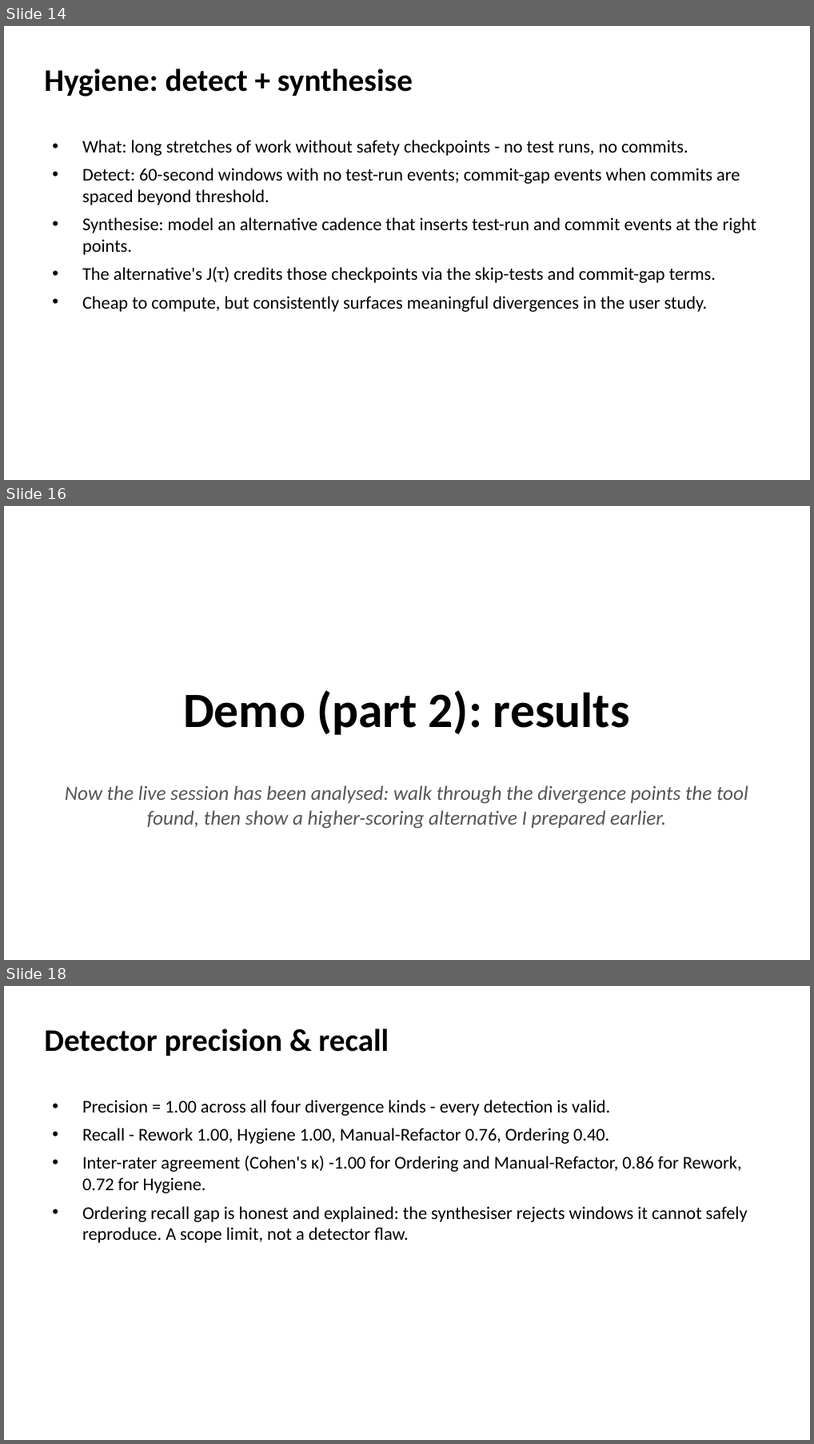
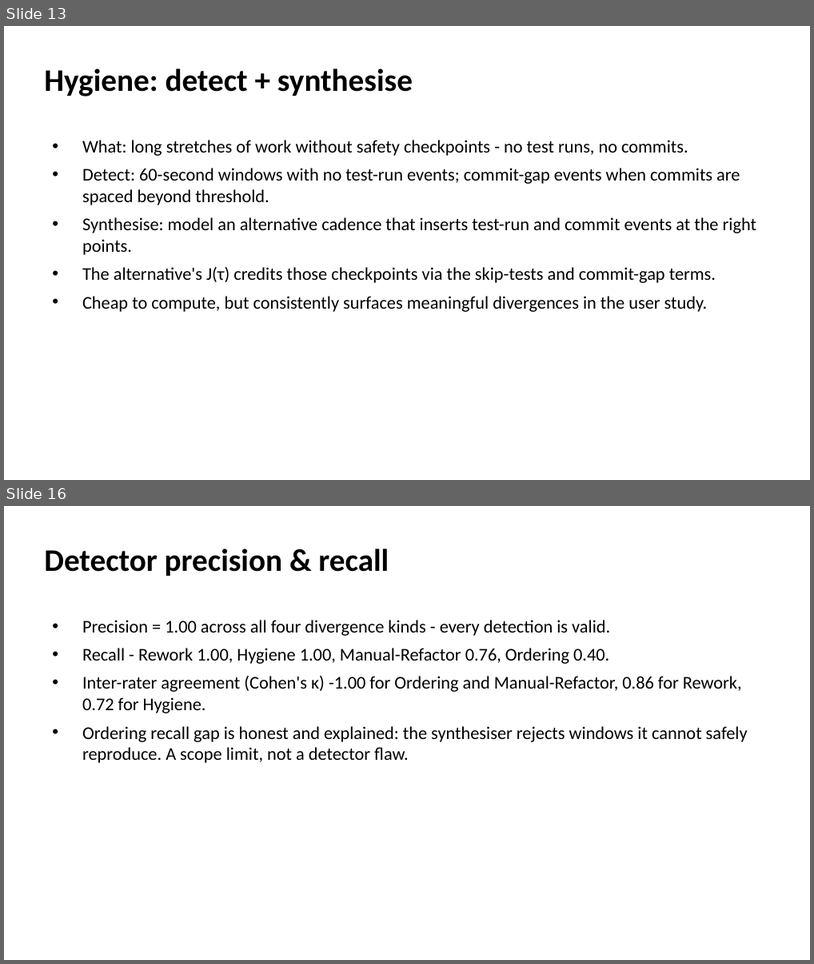
Before and after one commit to EthanHosier/fyp, a slide deck: presentation/slides.pptx. Shown one above the other, each under a label of ours: slides 14, 16 and 18 before the commit, slides 13 and 16 after it; the slides between them are not shown. The pictures are 814x1444 and 814x964 pixels, drawn with LibreOffice and Linux fonts; fonts in the diff are those of the drawing. Boxes give left, top, right and bottom in pixels: in the first picture for what was removed or moved away, otherwise in the second. Text is boxed around its words. In the diff, an @@ line names an element or a change of style, - is before the commit and + after.

```diff
--- a/presentation/slides.pptx
+++ b/presentation/slides.pptx
@@ slide 16 removed at [4, 506, 810, 960], background #FFFFFF @@
@@ text removed at [183, 690, 630, 735] @@
-Demo (part 2): results
@@ text removed at [65, 785, 749, 828] @@
-Now the live session has been analysed: walk through the divergence points the tool found, then show a higher-scoring alternative I prepared earlier.
@@ what was slide 14 is now slide 13 @@
@@ what was slide 18 is now slide 16 @@
```
Also in this commit, not shown: 7 slides changed, 1 slide added, 3 other slides removed, 2 other files.
